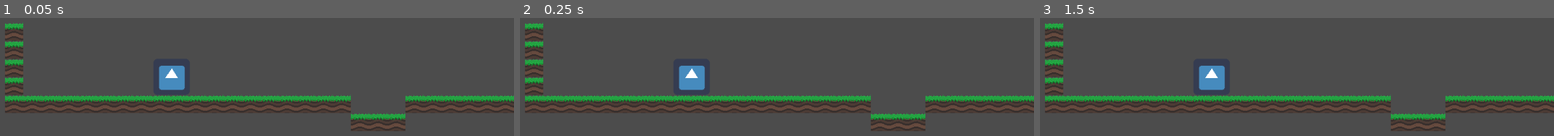
Above: before the commit, frames 1-3 (left to right).
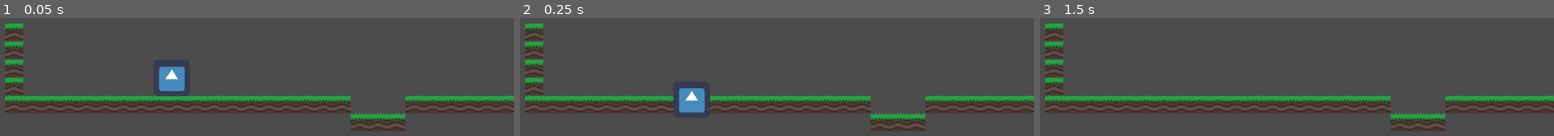
Above: after the commit, the same moments.

Repository: karlProbst/Metroidvania_Jam
Game: Godot game, scene res://Node2D.tscn
Two runs of this game, one before a commit and one after it. Both use one fixed random seed, a clock stepped at 60 frames per second and the inputs below. Before the commit the project has no main scene; this scene is started directly in both runs. The engine's default icon, where the game draws it, is replaced by a stand-in: a white triangle on a blue panel in a dark square.
Inputs:
- Up to frame 1 (0.05 s): no input
- Up to frame 2 (0.25 s): no input
- Up to frame 3 (1.5 s): hold D (Walk_Right) 0.53-1.28 s; tap Enter at 1.25 s; hold A (Walk_Left) from 1.28 s (still down)

The runs differ from the first frame. In frame 1, 0.2% of the frame differs, in the area x 30-37%, y 40-67%; in frame 2, 2.3%, in the area x 29-37%, y 40-81%; in frame 3, 1.1%.
Error before the commit: Parse Error: The identifier "delta" isn't declared in the current scope. (res://Scripts/PlayerController.gd:28)

Commit message:
concertei o jogo, agora roda

Diff:
--- a/Node2D.tscn
+++ b/Node2D.tscn
@@ -2,7 +2,7 @@
 
 [ext_resource path="res://icon.png" type="Texture" id=2]
 [ext_resource path="res://tiles_demo.png" type="Texture" id=3]
-[ext_resource path="res://Scripts/PlayerController.gd" type="Script" id=4]
+[ext_resource path="res://scripts/PlayerController.gd" type="Script" id=4]
 
 [sub_resource type="ConvexPolygonShape2D" id=1]
 points = PoolVector2Array( 0, 0, 32, 0, 32, 32, 0, 32 )
--- a/project.godot
+++ b/project.godot
@@ -9,20 +9,20 @@
 config_version=4
 
 _global_script_classes=[ {
-"base": "RigidBody2D",
+"base": "Reference",
 "class": "Bullet",
 "language": "GDScript",
-"path": "res://NewFolder/PlayerStuff/bullet.gd"
+"path": "res://enemy/PlayerStuff/bullet.gd"
 }, {
-"base": "RigidBody2D",
+"base": "Reference",
 "class": "Enemy",
 "language": "GDScript",
-"path": "res://NewFolder/enemy.gd"
+"path": "res://enemy/enemy.gd"
 }, {
-"base": "RigidBody2D",
+"base": "Reference",
 "class": "Player",
 "language": "GDScript",
-"path": "res://NewFolder/PlayerStuff/player.gd"
+"path": "res://enemy/PlayerStuff/player.gd"
 } ]
 _global_script_class_icons={
 "Bullet": "",
@@ -33,6 +33,7 @@
 [application]
 
 config/name="Metroid Project"
+run/main_scene="res://Node2D.tscn"
 config/icon="res://icon.png"
 
 [input]
--- a/scripts/PlayerController.gd
+++ b/scripts/PlayerController.gd
@@ -17,12 +17,12 @@
 
 
 
-func _physics_process(delta: float) -> void:
-	_get_input()
+func _physics_process(delta):
+	_get_input(delta)
 	move_and_slide(velocity, UP)
 
 #THIS TAKES THE PLAYER INPUT
-func _get_input():
+func _get_input(delta):
 	var direction = -int(Input.is_action_pressed("Walk_Left")) + int(Input.is_action_pressed("Walk_Right"))
 	print(direction)
 	velocity.y += gravity * delta
Not shown, added: assets/test.png.import
Not shown, changed: enemy/PlayerStuff/bullet.png.import
Not shown, changed: enemy/PlayerStuff/osb_fire.png.import
Not shown, changed: enemy/PlayerStuff/osb_left.png.import
Not shown, changed: enemy/PlayerStuff/osb_right.png.import
Not shown, changed: enemy/PlayerStuff/robot_demo.png.import
Not shown, changed: enemy/enemy.png.import
